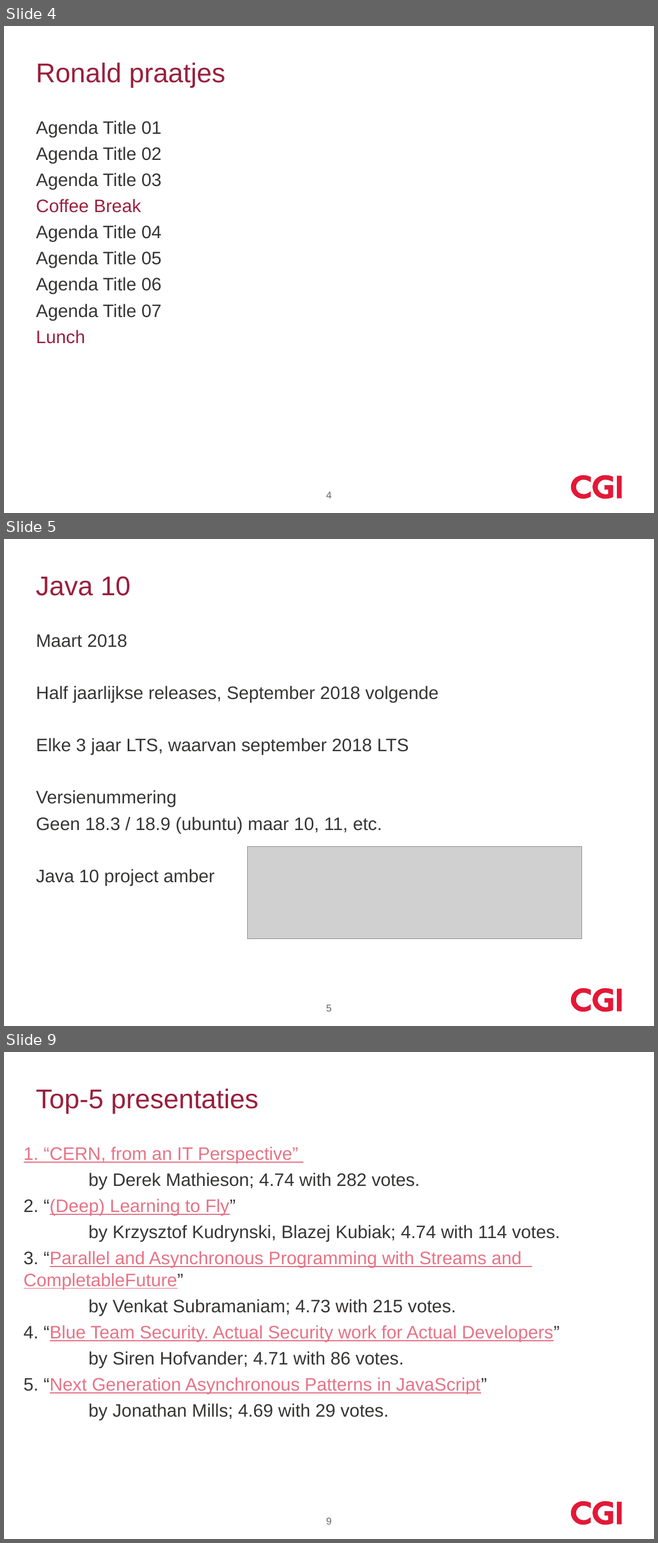
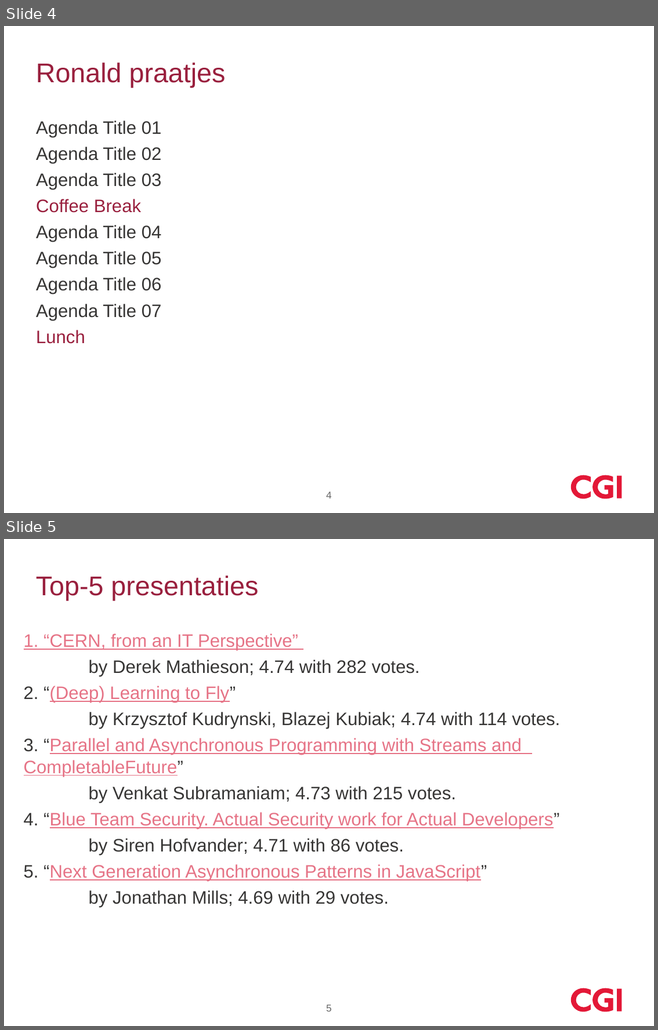
Before and after one commit to koosdrost/GeneralDir, a slide deck: devoxx_2017_cgi.pptx. Shown one above the other, each under a label of ours: slides 4, 5 and 9 before the commit, slides 4 and 5 after it; the slides between them are not shown. The pictures are 658x1543 and 658x1030 pixels, drawn with LibreOffice and Linux fonts; fonts in the diff are those of the drawing; grey boxes stand for pictures; background and template pictures are left out. Boxes give left, top, right and bottom in pixels: in the first picture for what was removed or moved away, otherwise in the second. Text is boxed around its words. In the diff, an @@ line names an element or a change of style, - is before the commit and + after.

```diff
--- a/devoxx_2017_cgi.pptx
+++ b/devoxx_2017_cgi.pptx
@@ slide 5 removed at (4,539,654,1026), background #FFFFFF; not listed: 3 template elements that a slide beside it also shows @@
@@ title removed at (36,576,130,596) @@
-Java 10
@@ text removed at (36,634,438,886) @@
-Maart 2018
-Half jaarlijkse releases, September 2018 volgende
-Elke 3 jaar LTS, waarvan september 2018 LTS
-Versienummering
-Geen 18.3 / 18.9 (ubuntu) maar 10, 11, etc.
-Java 10 project amber
@@ picture removed at (248,847,582,939) @@
@@ page number removed at (326,1005,332,1012) @@
-5
@@ what was slide 9 is now slide 5 @@
@@ page number at (326,1005,332,1012): text changed @@
-9
+5
```
Also in this commit, not shown: 3 other slides removed.
